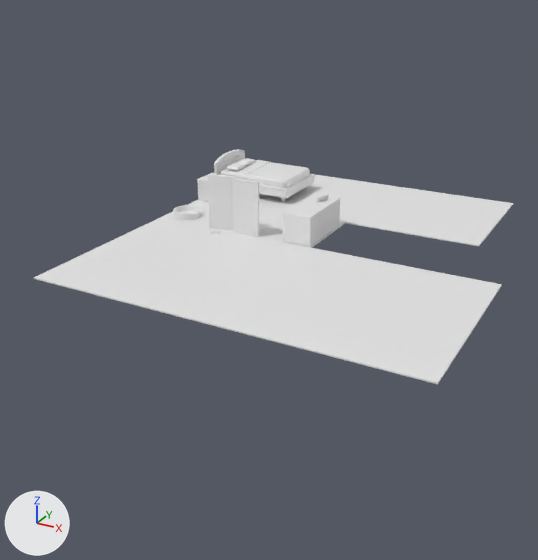
Two versions of the Blender file scenes/bedroom.blend, one commit apart.
Rendered twice from a 50 mm lens placed at (35.7, -52.2, 43.1), pointed at (-2.7, 17.8, 8.2). Lighting does not change. The marker at lower left points along +X, +Y and +Z.

Names of what the first picture shows: 'Bed.003', 'Closet', 'Closet.001', 'Dresser', 'Second Floor Extended'.
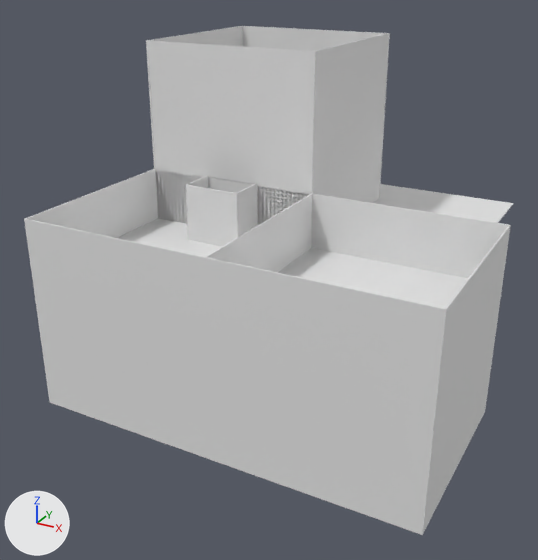
Commit message: Added closet walls for bedroom

Where the change shows, as pixel boxes (x1, y1, x2, y2) in the pictures (538 x 560 px):
'Kitchen Wall2', added
    after: (204, 257, 446, 535)
'Living Room Wall2', added
    after: (24, 219, 211, 460)
'Bedroom Wall', added
    after: (146, 40, 316, 226)
'Bedroom Wall.003', added
    after: (311, 33, 389, 203)
'Kitchen Wall1', added
    after: (422, 225, 511, 535)
'Kitchen Wall3', added
    after: (311, 194, 509, 278)
'Living Room Wall1', added
    after: (25, 169, 158, 238)
'Living Room to Kitchen Wall', added
    after: (206, 194, 312, 272)
'Bedroom Wall.006', added
    after: (186, 185, 238, 246)
'Bedroom Wall.001', added
    after: (242, 26, 390, 198)
'Living Room Wall3', added
    after: (155, 169, 306, 224)
'Bedroom Wall.002', added
    after: (146, 26, 243, 215)
'Bedroom Wall.004', added
    after: (236, 183, 257, 238)
'Bedroom Wall.005', added
    after: (185, 176, 208, 240)
'Second Floor Extended', unchanged, covered by the edit
    before: (34, 175, 513, 384)
    after: (118, 184, 513, 308)
'Dresser', unchanged, covered by the edit
    before: (283, 194, 340, 247)
'Closet.001', unchanged, covered by the edit
    before: (232, 178, 260, 237)
    after: (235, 181, 252, 184)
'Closet', unchanged, covered by the edit
    before: (208, 174, 236, 230)

What the commit changed:
Object 'Bedroom Wall.006' (ob_bedroom_wall_006) is new; it shows a copy of the mesh of ob_bedroom_wall_002.
Its location is (-9.1, 15.8, 15.4).
Its rotation in degrees is (-270, 90, 0).
Its scale is (3.36, 3.45, 0.0682).
Object 'Bedroom Wall.005' (ob_bedroom_wall_005) is new; it shows a copy of the mesh of ob_bedroom_wall_002.
Its location is (-12.5, 18.0, 15.4).
Its rotation in degrees is (-180, 90, 0).
Its scale is (3.36, 2.3, 0.0682).
Object 'Bedroom Wall.004' (ob_bedroom_wall_004) is new; it shows a copy of the mesh of ob_bedroom_wall_002.
Its location is (-5.7, 18.0, 15.4).
Its rotation in degrees is (-180, 90, 0).
Its scale is (3.36, 2.3, 0.0682).
Object 'Bedroom Wall.002' (ob_bedroom_wall_002) is new; it shows a copy of the mesh of ob_bedroom_wall_002.
Its location is (-20.3, 31.1, 22.9).
Its rotation in degrees is (-180, 90, 0).
Its scale is (10.9, 10.9, 0.0682).
Object 'Bedroom Wall.003' (ob_bedroom_wall_003) is new; it shows a copy of the mesh of ob_bedroom_wall_002.
Its location is (1.3, 31.1, 22.9).
Its rotation in degrees is (-180, 90, 0).
Its scale is (10.9, 10.9, 0.0682).
Object 'Bedroom Wall.001' (ob_bedroom_wall_001) is new; it shows a copy of the mesh of ob_bedroom_wall_002.
Its location is (-9.5, 41.9, 22.9).
Its rotation in degrees is (-90, 90, 0).
Its scale is (10.9, 10.9, 0.0682).
Object 'Bedroom Wall' (ob_bedroom_wall) is new; it shows a copy of the mesh of ob_bedroom_wall.
Its location is (-9.5, 20.4, 22.9).
Its rotation in degrees is (-90, 90, 0).
Its scale is (10.9, 10.9, 0.0682).
Object 'Kitchen Wall2' (ob_kitchen_wall2) is new; it shows a copy of the mesh of ob_kitchen_wall2.
Its location is (12.1, -1.3, 7.6).
Its rotation in degrees is (-90, 90, 0).
Its scale is (10.9, 10.9, 0.0682).
Object 'Kitchen Wall1' (ob_kitchen_wall1) is new; it shows a copy of the mesh of ob_kitchen_wall2.
Its location is (23.0, 9.5, 7.6).
Its rotation in degrees is (0, 90, 0).
Its scale is (10.9, 10.9, 0.0682).
Object 'Kitchen Wall3' (ob_kitchen_wall3) is new; it shows a copy of the mesh of ob_kitchen_wall2.
Its location is (12.1, 20.4, 7.6).
Its rotation in degrees is (-90, 90, 0).
Its scale is (10.9, 10.9, 0.0682).
Object 'Living Room Wall3' (ob_living_room_wall3) is new; it shows a copy of the mesh of ob_bedroom_wall_002.
Its location is (-9.5, 20.4, 7.6).
Its rotation in degrees is (-90, 90, 0).
Its scale is (10.9, 10.9, 0.0682).
Object 'Living Room Wall2' (ob_living_room_wall2) is new; it shows a copy of the mesh of ob_bedroom_wall_002.
Its location is (-9.5, -1.3, 7.6).
Its rotation in degrees is (-90, 90, 0).
Its scale is (10.9, 10.9, 0.0682).
Object 'Living Room Wall1' (ob_living_room_wall1) is new; it shows a copy of the mesh of ob_bedroom_wall_002.
Its location is (-20.3, 9.5, 7.6).
Its rotation in degrees is (0, 90, 0).
Its scale is (10.9, 10.9, 0.0682).
Object 'Living Room to Kitchen Wall' (ob_living_room_to_kitchen_wall) is new; it shows a copy of the mesh of ob_living_room_to_kitchen_wall.
Its location is (1.3, 9.5, 7.6).
Its rotation in degrees is (0, 90, 0).
Its scale is (10.9, 10.9, 0.0682).
